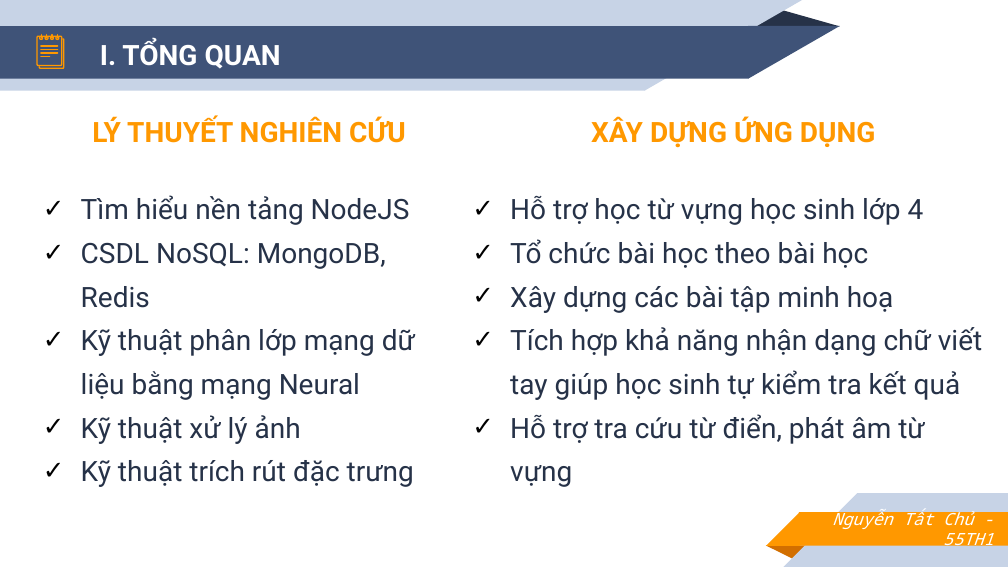
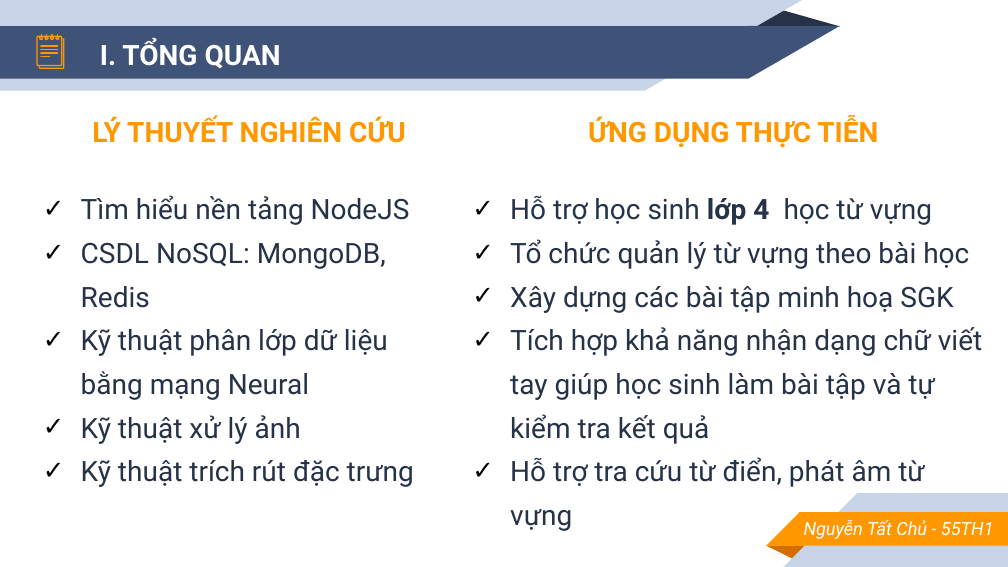
Before and after one commit to TatChu/handwriting-detect-for-learning-english, a slide deck: slide 3 of report/slide.pptx. Drawn at 1008x567 pixels with LibreOffice and Linux fonts; fonts in the diff are those of the drawing. Boxes give left, top, right and bottom in pixels: in the first picture for what was removed or moved away, otherwise in the second. Text is boxed around its words. In the diff, an @@ line names an element or a change of style, - is before the commit and + after.

```diff
--- a/report/slide.pptx
+++ b/report/slide.pptx
@@ text at (x1=510, y1=116, x2=982, y2=444): text changed @@
-XÂY DỰNG ỨNG DỤNG
-✓ Hỗ trợ học từ vựng học sinh lớp 4
-✓ Tổ chức bài học theo bài học
-✓ Xây dựng các bài tập minh hoạ
-✓ Tích hợp khả năng nhận dạng chữ viết tay giúp học sinh tự kiểm tra kết quả
+ỨNG DỤNG THỰC TIỄN
+✓ Hỗ trợ học sinh lớp 4 học từ vựng
+✓ Tổ chức quản lý từ vựng theo bài học
+✓ Xây dựng các bài tập minh hoạ SGK
+✓ Tích hợp khả năng nhận dạng chữ viết tay giúp học sinh làm bài tập và tự kiểm tra kết quả
@@ text at (x1=81, y1=329, x2=388, y2=400): text changed @@
-✓ Kỹ thuật phân lớp mạng dữ liệu bằng mạng Neural
+✓ Kỹ thuật phân lớp dữ liệu bằng mạng Neural
@@ text "Nguyễn Tất Chủ - 55TH1" at (x1=804, y1=520, x2=994, y2=539): size 12 to 13 pt, font Noto Sans Mono to Roboto @@
```
Also in this commit, not shown: 20 other slides changed, 3 slides added, 3 slides removed, 3 other files.
